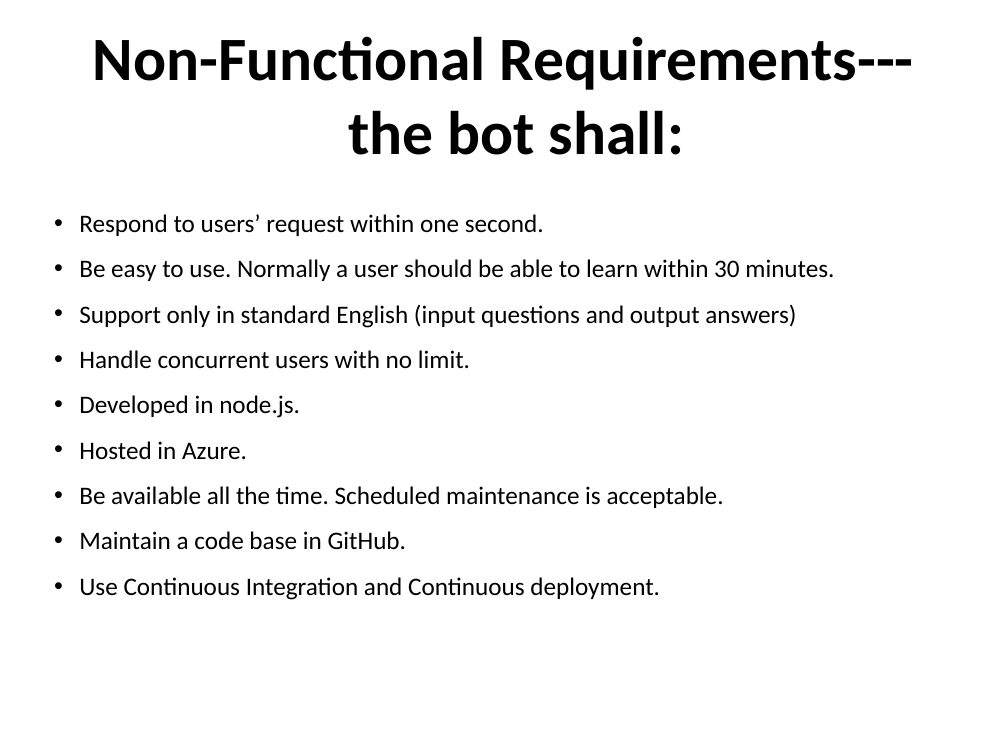
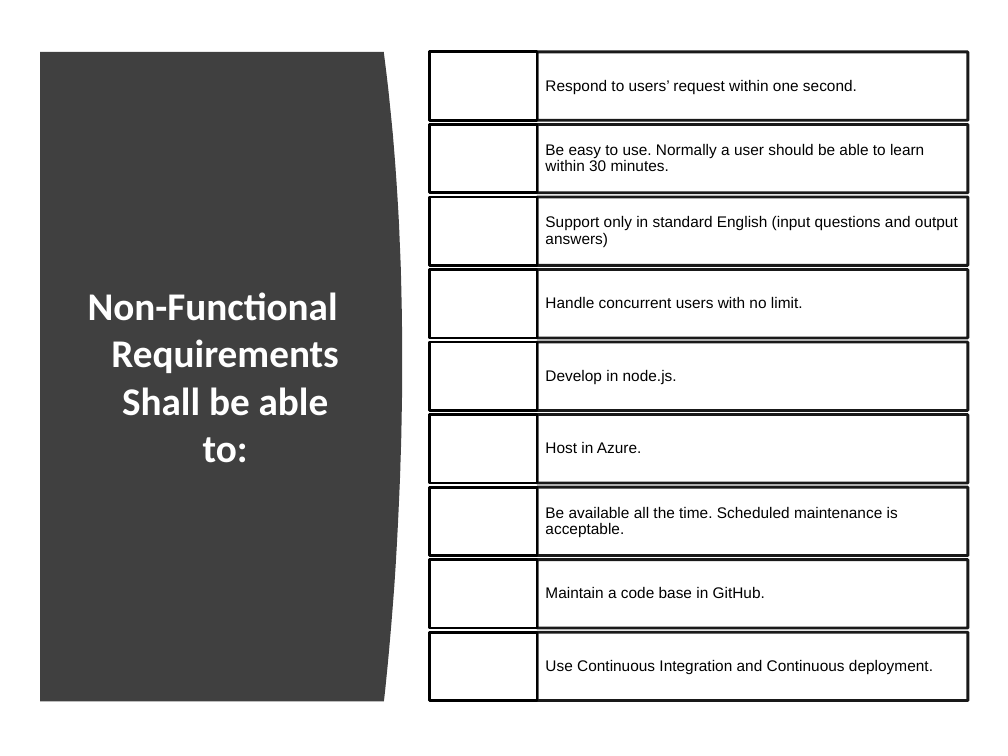
Before and after one commit to bharathkarumudi/SUchatBot, a slide deck: slide 13 of Documentation/SUBot-FinalPresentation.pptx (slide 15 before the commit). Drawn at 1008x756 pixels with LibreOffice and Linux fonts; fonts in the diff are those of the drawing. Boxes give left, top, right and bottom in pixels: in the first picture for what was removed or moved away, otherwise in the second. Text is boxed around its words. In the diff, an @@ line names an element or a change of style, - is before the commit and + after.

```diff
--- a/Documentation/SUBot-FinalPresentation.pptx
+++ b/Documentation/SUBot-FinalPresentation.pptx
@@ freeform shape added at bbox=[40, 52, 402, 702], fill #404040 @@
@@ text removed at bbox=[79, 214, 834, 600] @@
-• Respond to users’ request within one second.
-• Be easy to use. Normally a user should be able to learn within 30 minutes.
-• Support only in standard English (input questions and output answers)
-• Handle concurrent users with no limit.
-• Developed in node.js.
-• Hosted in Azure.
-• Be available all the time. Scheduled maintenance is acceptable.
-• Maintain a code base in GitHub.
-• Use Continuous Integration and Continuous deployment.
@@ title at bbox=[88, 292, 338, 463]: text changed; size 44 to 28 pt; text colour #000000 to #FFFFFF @@
-Non-Functional Requirements---the bot shall:
+Non-Functional Requirements
+Shall be able to:
@@ group added at bbox=[429, 52, 968, 701]: 18 rectangles, 9 texts @@
+Respond to users’ request within one second.
+Be easy to use. Normally a user should be able to learn within 30 minutes.
+Support only in standard English (input questions and output answers)
+Handle concurrent users with no limit.
+Develop in node.js.
+Host in Azure.
+Be available all the time. Scheduled maintenance is acceptable.
+Maintain a code base in GitHub.
+Use Continuous Integration and Continuous deployment.
```
Also in this commit, not shown: 5 other slides changed, 2 slides added, 3 slides removed, 15 other files.
